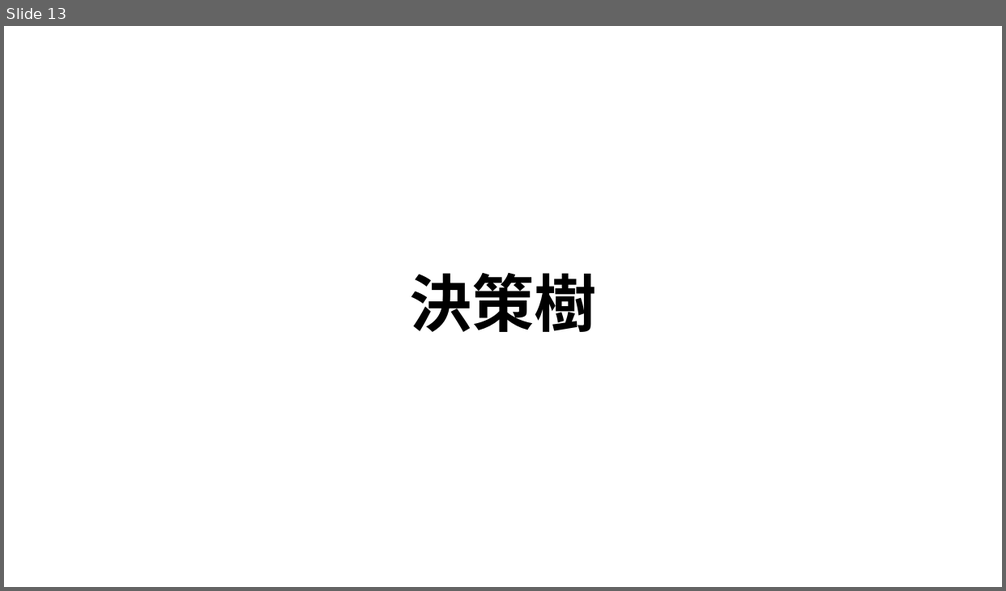
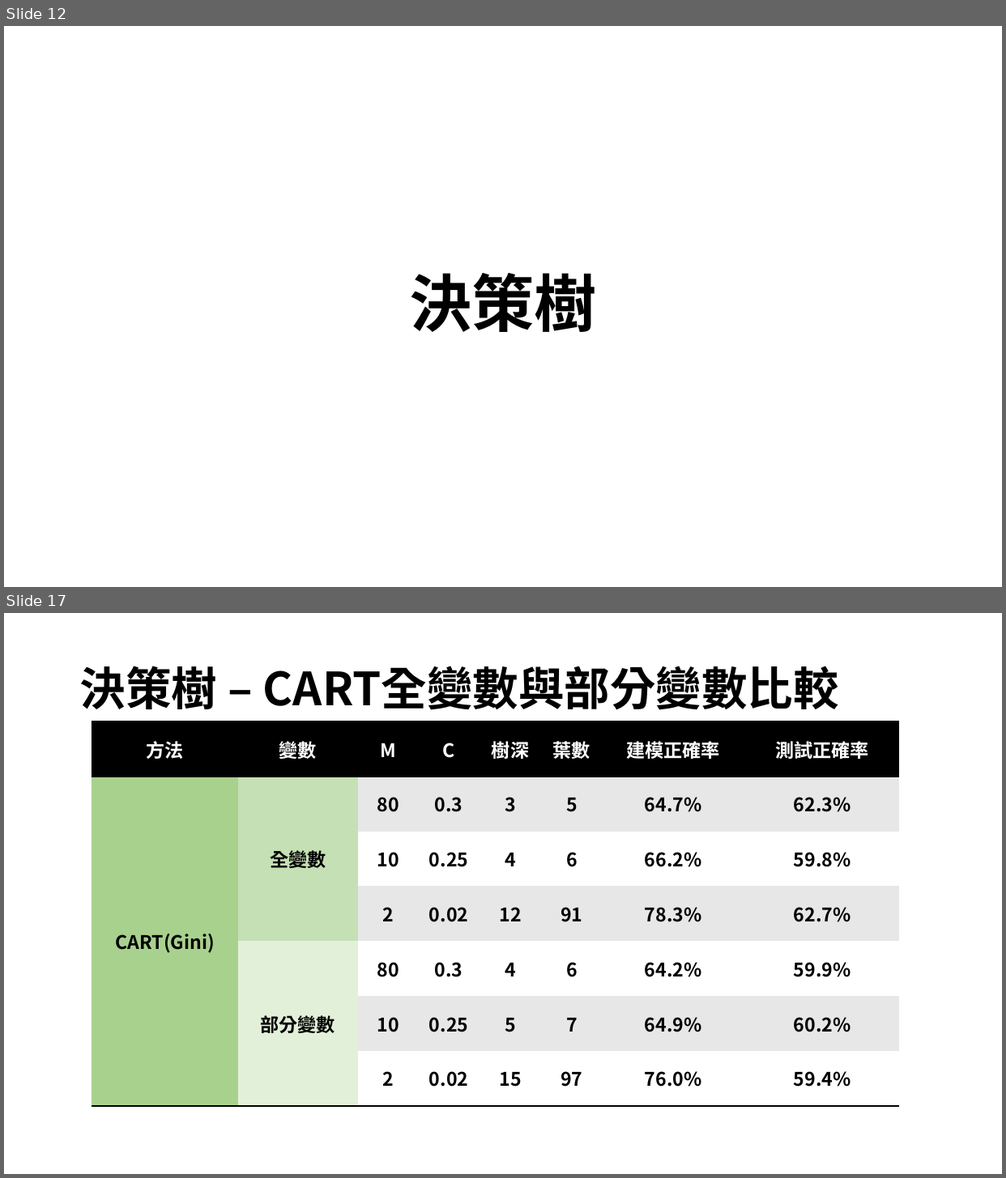
Before and after one commit to RyanLin987/Data-Mining-Project, a slide deck: 採礦期末報告.pptx. Shown one above the other, each under a label of ours: slide 13 before the commit, slides 12 and 17 after it; the slides between them are not shown. The pictures are 1006x591 and 1006x1178 pixels, drawn with LibreOffice and Linux fonts; fonts in the diff are those of the drawing. Boxes give left, top, right and bottom in pixels: in the first picture for what was removed or moved away, otherwise in the second. Text is boxed around its words. In the diff, an @@ line names an element or a change of style, - is before the commit and + after.

```diff
--- a/採礦期末報告.pptx
+++ b/採礦期末報告.pptx
@@ slide 17 added at [4, 613, 1002, 1174], background #FFFFFF @@
@@ title added at [80, 666, 839, 710], 44 pt, text #000000, bold @@
+決策樹 – CART全變數與部分變數比較
@@ table added at [91, 722, 899, 1106], 7 rows, 8 columns @@
+方法 | 變數 | M | C | 樹深 | 葉數 | 建模正確率 | 測試正確率
+CART(Gini) | 全變數 | 80 | 0.3 | 3 | 5 | 64.7% | 62.3%
+ |  | 10 | 0.25 | 4 | 6 | 66.2% | 59.8%
+ |  | 2 | 0.02 | 12 | 91 | 78.3% | 62.7%
+ | 部分變數 | 80 | 0.3 | 4 | 6 | 64.2% | 59.9%
+ |  | 10 | 0.25 | 5 | 7 | 64.9% | 60.2%
+ |  | 2 | 0.02 | 15 | 97 | 76.0% | 59.4%
@@ what was slide 13 is now slide 12 @@
```
Also in this commit, not shown: 5 slides changed, 24 other slides added, 16 slides removed, 2 other files.
